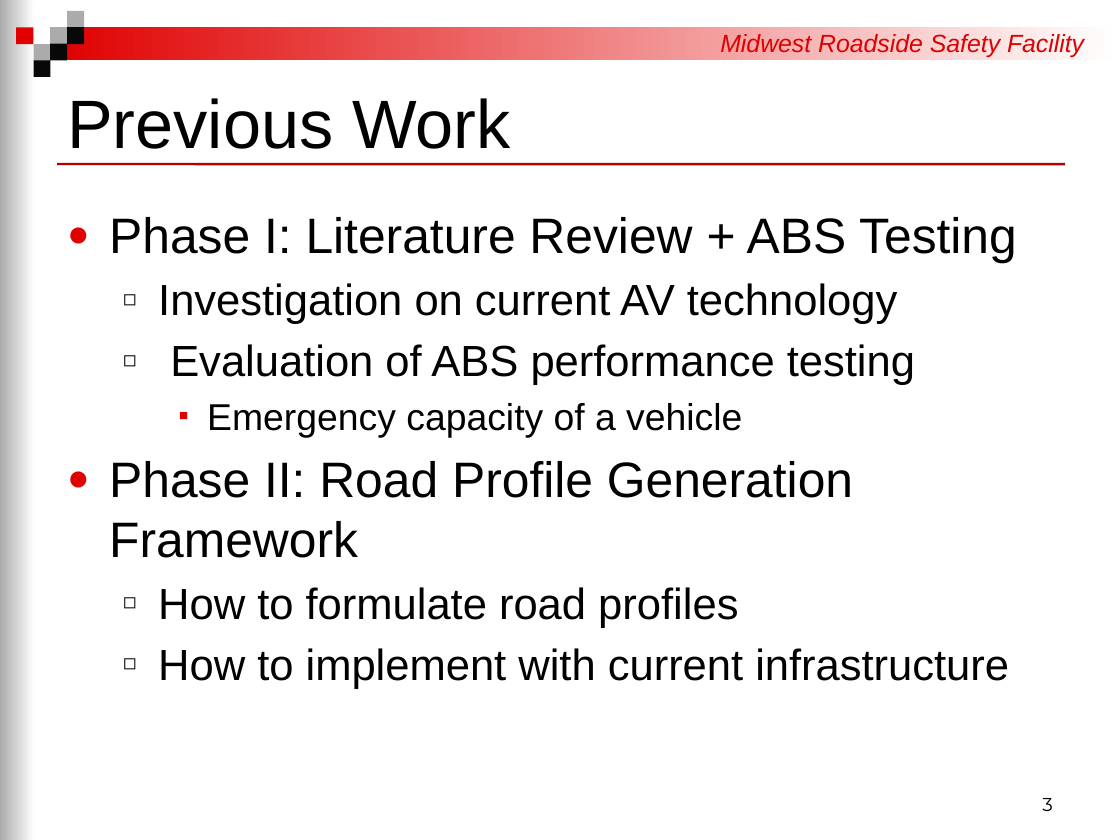
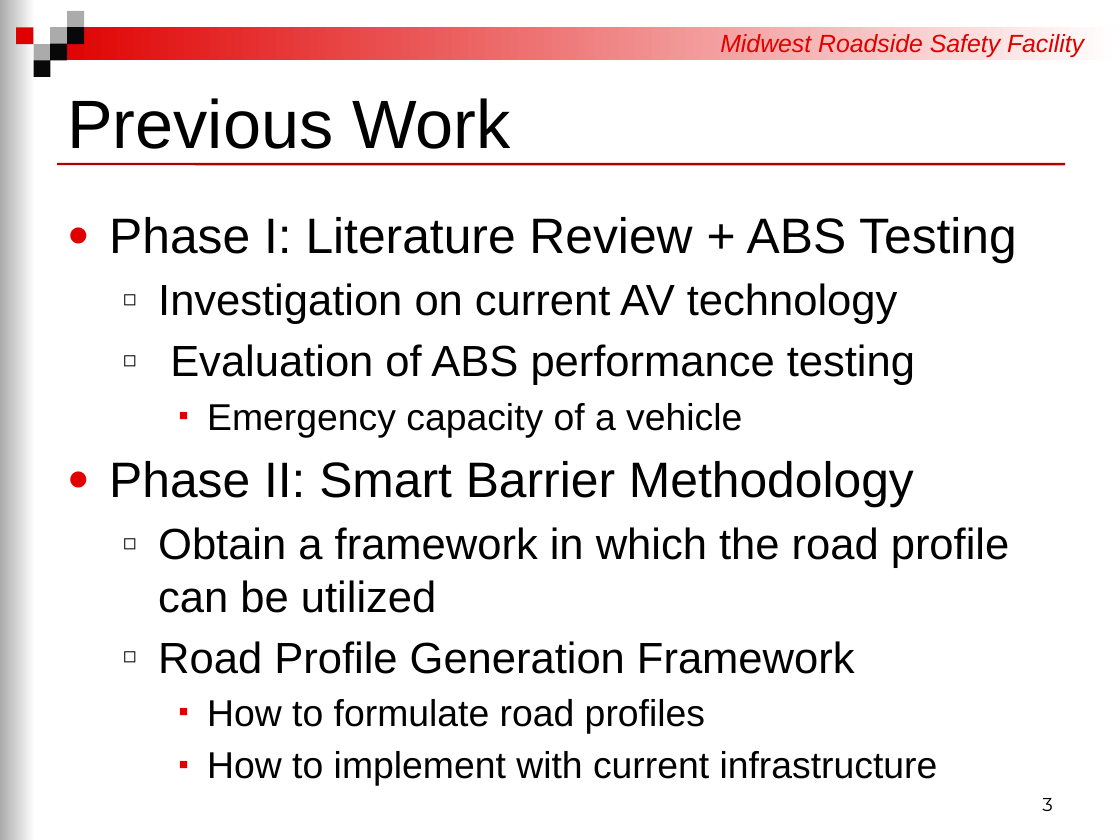
Before and after one commit to RickJacome/CurriculumVitae, a slide deck: slide 3 of files/Doctoral Stuff/Basic Research.pptx. Drawn at 1120x840 pixels with LibreOffice and Linux fonts; fonts in the diff are those of the drawing; background and template pictures are left out. Boxes give left, top, right and bottom in pixels: in the first picture for what was removed or moved away, otherwise in the second. Text is boxed around its words. In the diff, an @@ line names an element or a change of style, - is before the commit and + after.

```diff
--- a/files/Doctoral Stuff/Basic Research.pptx
+++ b/files/Doctoral Stuff/Basic Research.pptx
@@ text at (109, 461, 1010, 674): text changed; size 32 to 28 pt @@
-● Phase II: Road Profile Generation Framework
+● Phase II: Smart Barrier Methodology
+  ◻ Obtain a framework in which the road profile can be utilized
+  ◻ Road Profile Generation Framework
@@ text at (207, 699, 938, 786): size 28 to 24 pt in "How to formulate road profiles", "How to implement with current infrastructure"; bullet ◻ to ■; list level 2 to 3 in "How to formulate road profiles"; bullet colour #080808 to #E00000; list level 2 to 3 in "How to implement with current ..." @@
```
Also in this commit, not shown: 3 other slides changed, 3 slides added, 2 slides removed.
